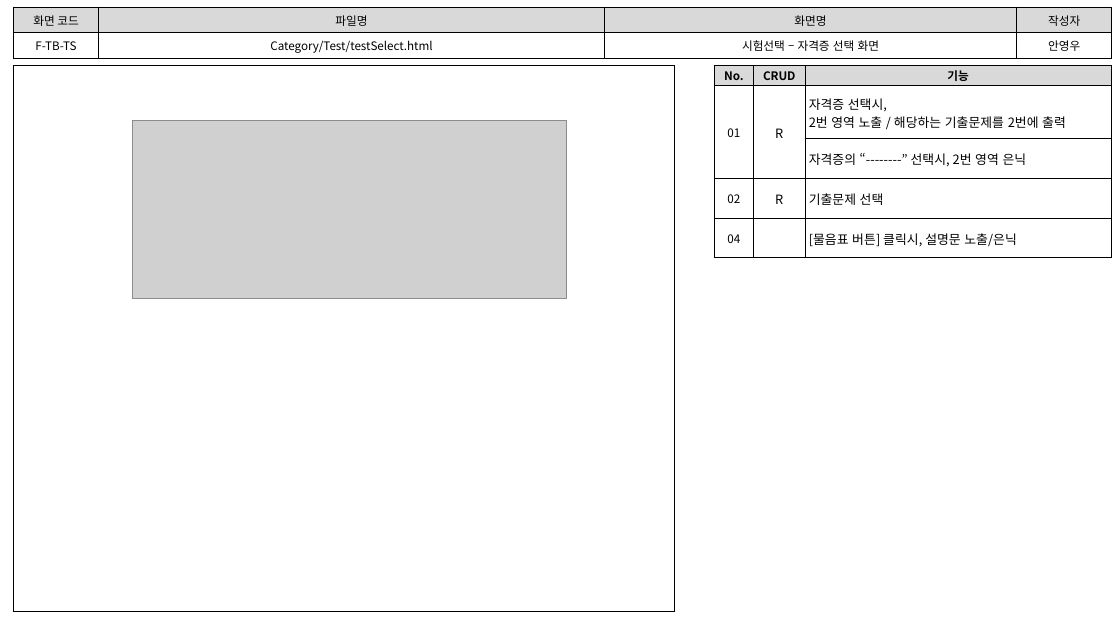
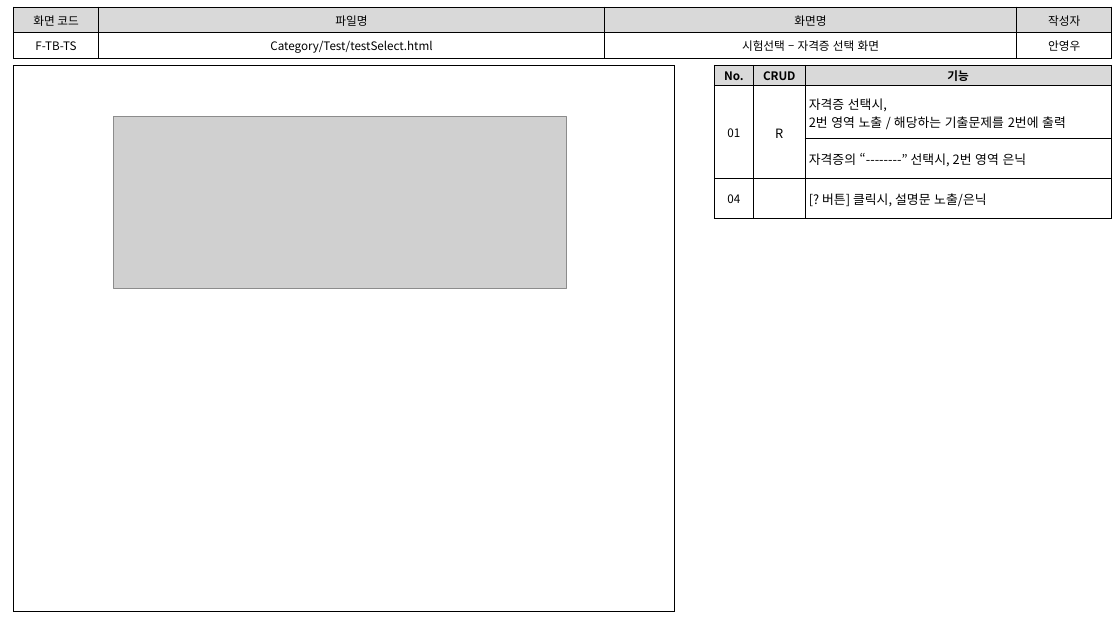
Before and after one commit to index506/cosmo6th_3thGroup, a slide deck: slide 2 of Text/02.화면설계도/3th_Project_화면 설계도(6기_안영우).pptx. Drawn at 1120x630 pixels with LibreOffice and Linux fonts; fonts in the diff are those of the drawing; grey boxes stand for pictures. Boxes give left, top, right and bottom in pixels: in the first picture for what was removed or moved away, otherwise in the second. Text is boxed around its words. In the diff, an @@ line names an element or a change of style, - is before the commit and + after.

```diff
--- a/Text/02.화면설계도/3th_Project_화면 설계도(6기_안영우).pptx
+++ b/Text/02.화면설계도/3th_Project_화면 설계도(6기_안영우).pptx
@@ table at (714, 66, 1111, 218) @@
-row 4: 02 | R | 기출문제 선택
-row 5: 04 |  | [물음표 버튼] 클릭시, 설명문 노출/은닉
+row 4: 04 |  | [? 버튼] 클릭시, 설명문 노출/은닉
@@ picture: place and size @@
-picture at (132, 121, 566, 298)
+picture at (114, 117, 567, 289)
```
Also in this commit, not shown: 8 other slides changed, 2 slides removed, 1 other file.
